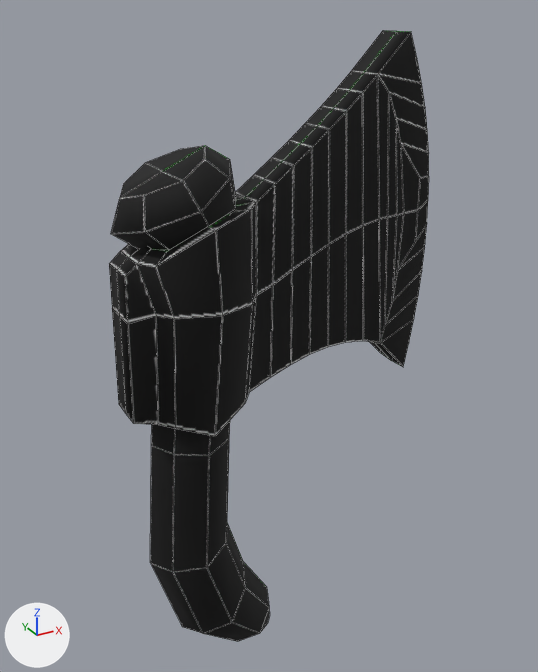
An edit to the FBX model Axe.FBX, drawn before and after from the same camera.
The view is the same before and after, from a 50 mm camera at (-0.355, -0.902, 1.023) aimed at (0.158, 0.032, 0.556). The lights are fixed; the arrows at lower left show +X, +Y and +Z. Mesh edges are drawn as thin lines. Where no turn or scale is listed for an object, it has been applied to the vertices.

Objects in the first picture: 'Blade', 'Handle'.
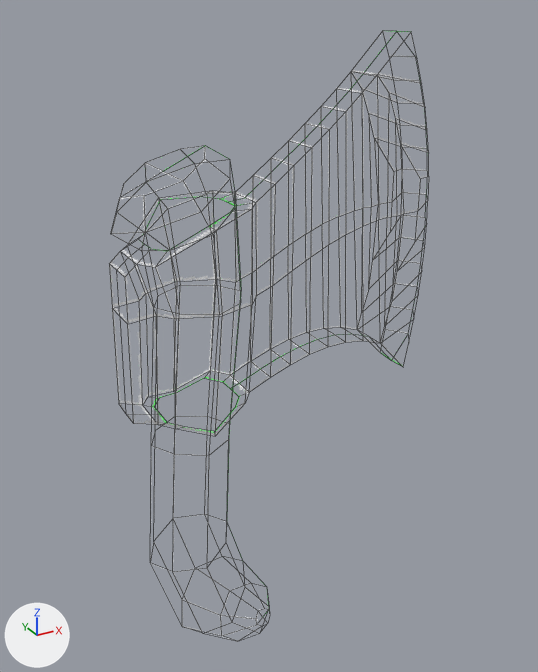
Pixel boxes (x1, y1, x2, y2) of what changed, in the pictures (538 x 672 px):
'Blade', surface changed
    both: (109, 30, 429, 436)
'Handle', surface changed
    both: (111, 146, 270, 641)

The change in detail:
Material 'Axe' (mat_axe) changes its picture from img_axe_png to img_axe_png.
